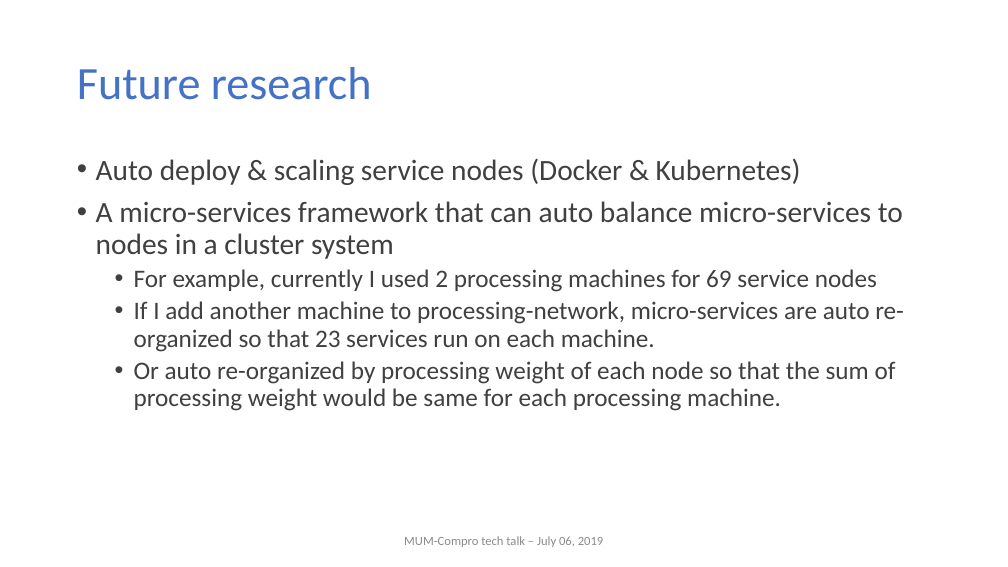
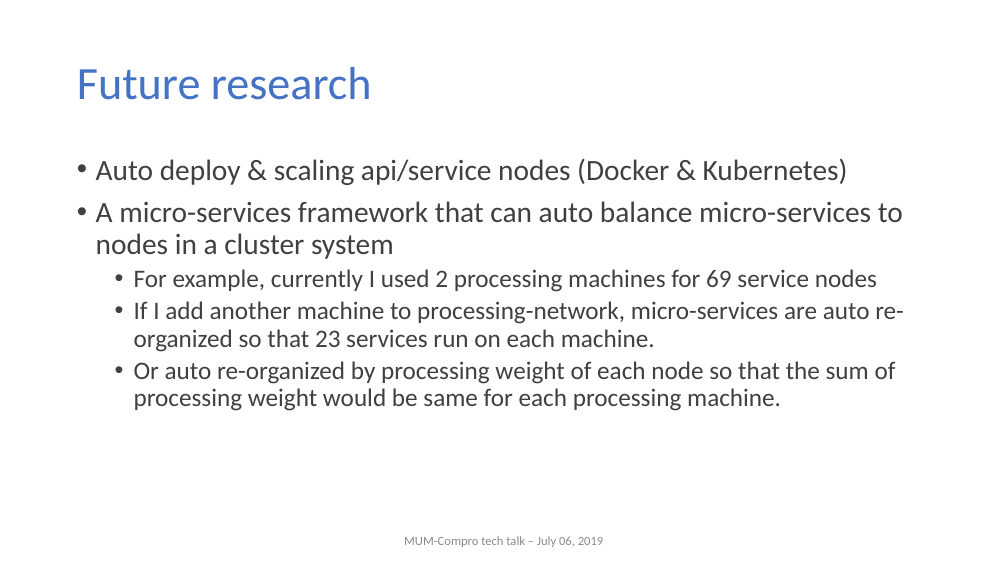
Before and after one commit to nghianghesi/hms, a slide deck: slide 28 of slide.pptx (slide 27 before the commit). Drawn at 1008x567 pixels with LibreOffice and Linux fonts; fonts in the diff are those of the drawing; background and template pictures are left out. Boxes give left, top, right and bottom in pixels: in the first picture for what was removed or moved away, otherwise in the second. Text is boxed around its words. In the diff, an @@ line names an element or a change of style, - is before the commit and + after.

```diff
--- a/slide.pptx
+++ b/slide.pptx
@@ text at (x1=96, y1=158, x2=848, y2=185): text changed @@
-• Auto deploy & scaling service nodes (Docker & Kubernetes)
+• Auto deploy & scaling api/service nodes (Docker & Kubernetes)
```
Also in this commit, not shown: 19 other slides changed, 1 slide added.
